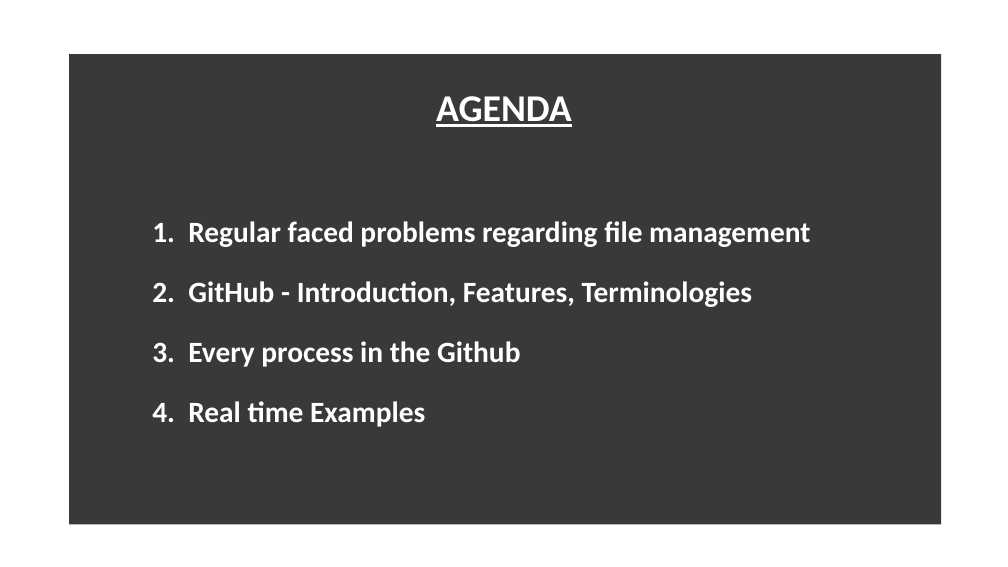
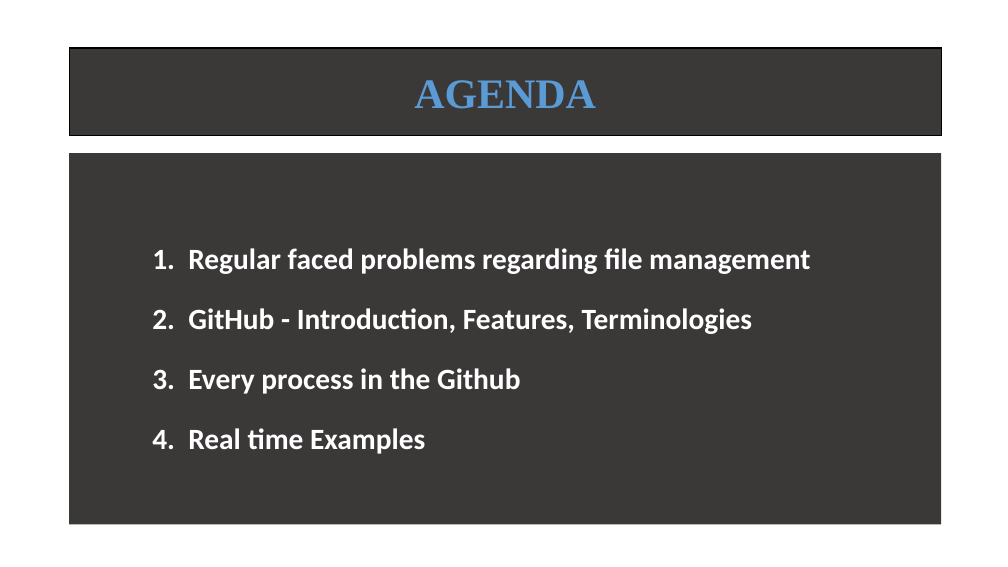
Before and after one commit to ATE186-Murali/PPT, a slide deck: slide 3 of GitHub.pptx. Drawn at 1008x567 pixels with LibreOffice and Linux fonts; fonts in the diff are those of the drawing. Boxes give left, top, right and bottom in pixels: in the first picture for what was removed or moved away, otherwise in the second. Text is boxed around its words. In the diff, an @@ line names an element or a change of style, - is before the commit and + after.

```diff
--- a/GitHub.pptx
+++ b/GitHub.pptx
@@ rectangle added at [70,48,941,135], fill #3B3838, outline #000000 1 pt, 40 pt, text #5B9BD5, bold @@
+AGENDA
@@ subtitle at [436,96,572,127]: paragraph removed @@
-AGENDA
@@ subtitle "1. Regular faced problems regarding ...": place and size @@
-subtitle "1. Regular faced problems regarding ..." at [70,54,941,525]
+subtitle "1. Regular faced problems regarding ..." at [70,153,941,524]
```
Also in this commit, not shown: 8 other slides changed.
